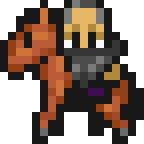
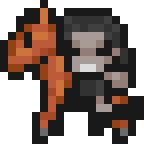
Revision of a layered 144x144 image; what changed, layer by layer:
added group "Gorkh copy" with 3 layers above "Gorkh" over [left=56, top=0, right=144, bottom=120]
added layer "Gnome_cheval" (5th of 7, in "Gorkh copy") in group "Gorkh copy" over [left=56, top=0, right=144, bottom=120]
added layer "Human copy 2" in group "Gorkh copy" over [left=56, top=8, right=136, bottom=120]
hid group "Wismer" (3 layers) over [left=56, top=0, right=144, bottom=120]
